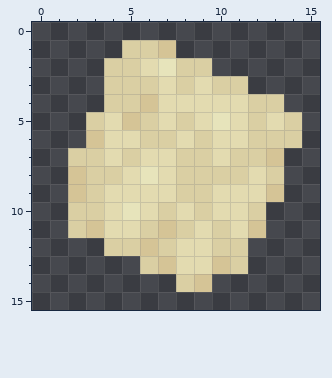
Two states of a pixel-art sprite, oresources/pyrotech/textures/items/rock_sandstone.png. This is how it looked before the edit.
The file is 16x16 pixels. Colours within 5 levels of each other are drawn and written as one.
Now the later version:
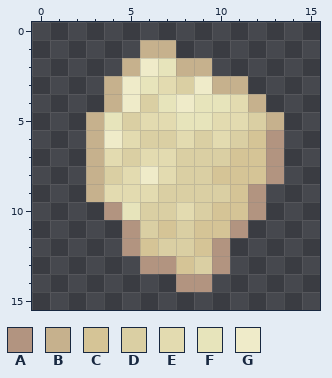
Palette (. is transparent): A #b29480  B #c6b18d  C #d5c496  D #dacfa3  E #e3dbb0  F #e7e4bb  G #efebc9
Change:
Changed rows in their new state; - is an unchanged pixel.
first column x 2:
 1 ---.BB-------
 2 --.BG-BB-----
 3 --BGF--GBB---
 4 --BGDFGFF-B.-
 5 -BFDE-FFE--B.
 6 -BG------DCA.
 7 .B------DCCA-
 8 .B--G---CCCA-
 9 .B---D--DCA.-
10 ..A-D---CCA--
11 ...A---CCA.--
12 --.A--DCA.---
13 ----AACDA.---
14 ------AA-----
Where, in picture pixels (left, top, right, bottom), the same in both pictures:
changed: (68, 40, 302, 292)
